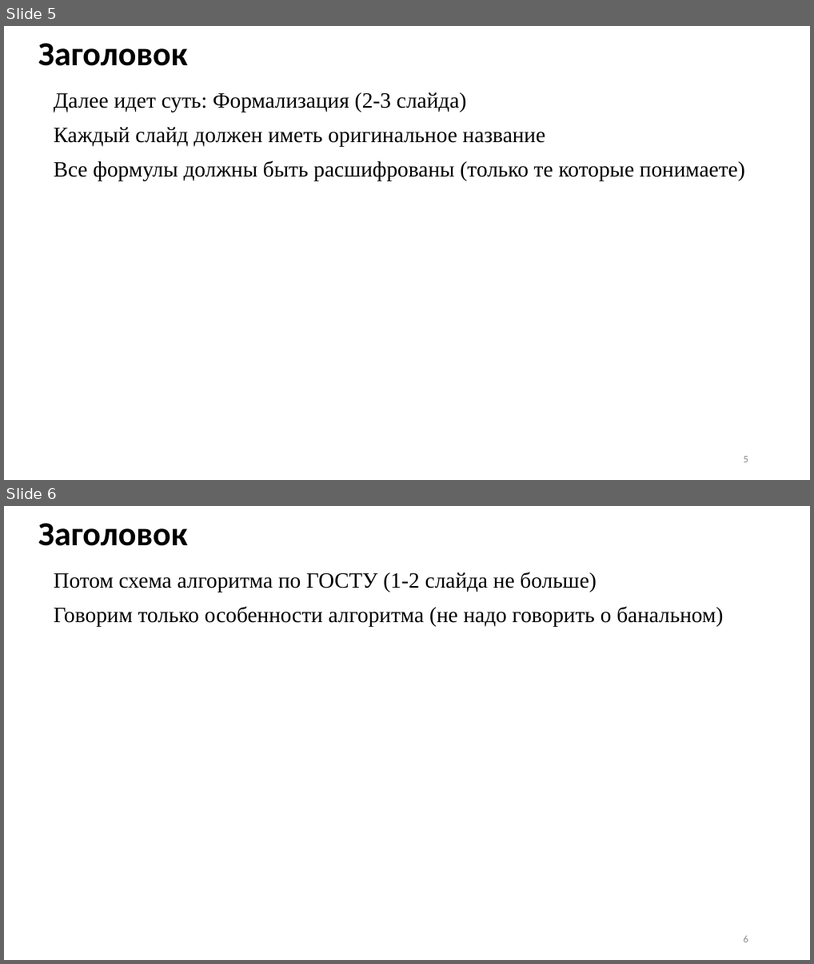
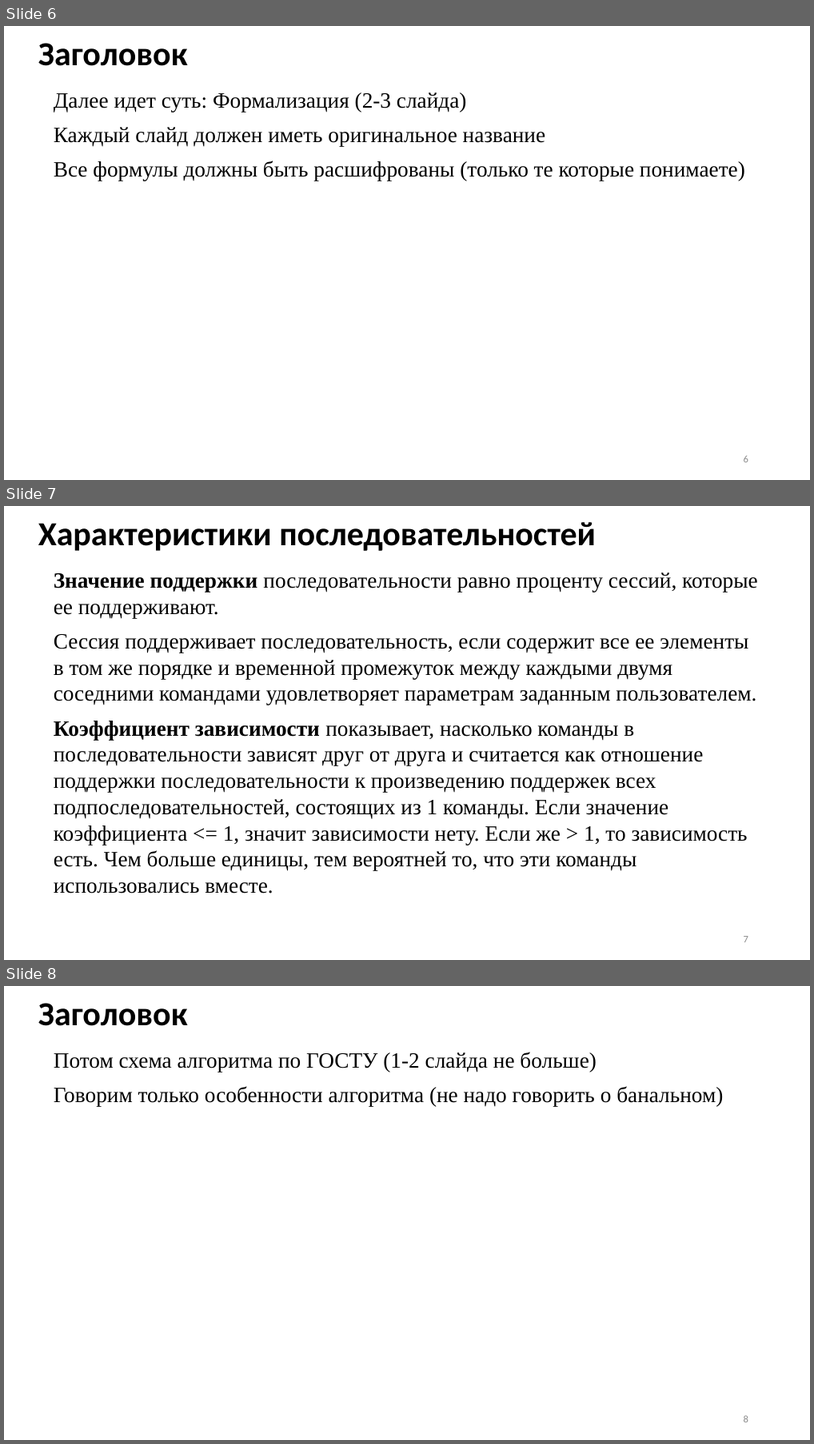
Before and after one commit to Inlucker/8semestr, a slide deck: ВКР/Презентация/ПронинАС_ВКР_презентация.pptx. Shown one above the other, each under a label of ours: slides 5 and 6 before the commit, slides 6, 7 and 8 after it. The pictures are 814x964 and 814x1444 pixels, drawn with LibreOffice and Linux fonts; fonts in the diff are those of the drawing. Boxes give left, top, right and bottom in pixels: in the first picture for what was removed or moved away, otherwise in the second. Text is boxed around its words. In the diff, an @@ line names an element or a change of style, - is before the commit and + after.

```diff
--- a/ВКР/Презентация/ПронинАС_ВКР_презентация.pptx
+++ b/ВКР/Презентация/ПронинАС_ВКР_презентация.pptx
@@ slide 7 added at [4, 506, 810, 960], background #FFFFFF @@
@@ title added at [38, 522, 596, 551], 40 pt, text #000000, bold @@
+Характеристики последовательностей
@@ text added at [54, 572, 758, 893], 26 pt, text #000000 @@
+Значение поддержки последовательности равно проценту сессий, которые ее поддерживают.
+Сессия поддерживает последовательность, если содержит все ее элементы в том же порядке и временной промежуток между каждыми двумя соседними командами удовлетворяет параметрам заданным пользователем.
+Коэффициент зависимости показывает, насколько команды в последовательности зависят друг от друга и считается как отношение поддержки последовательности к произведению поддержек всех подпоследовательностей, состоящих из 1 команды. Если значение коэффициента <= 1, значит зависимости нету. Если же > 1, то зависимость есть. Чем больше единицы, тем вероятней то, что эти команды использовались вместе.
@@ page number added at [744, 936, 749, 942], 12 pt, text #8C8C8C @@
+7
@@ what was slide 5 is now slide 6 @@
@@ what was slide 6 is now slide 8 @@
```
Also in this commit, not shown: 5 slides changed, 6 other slides added, 3 slides removed, 14 other files.
